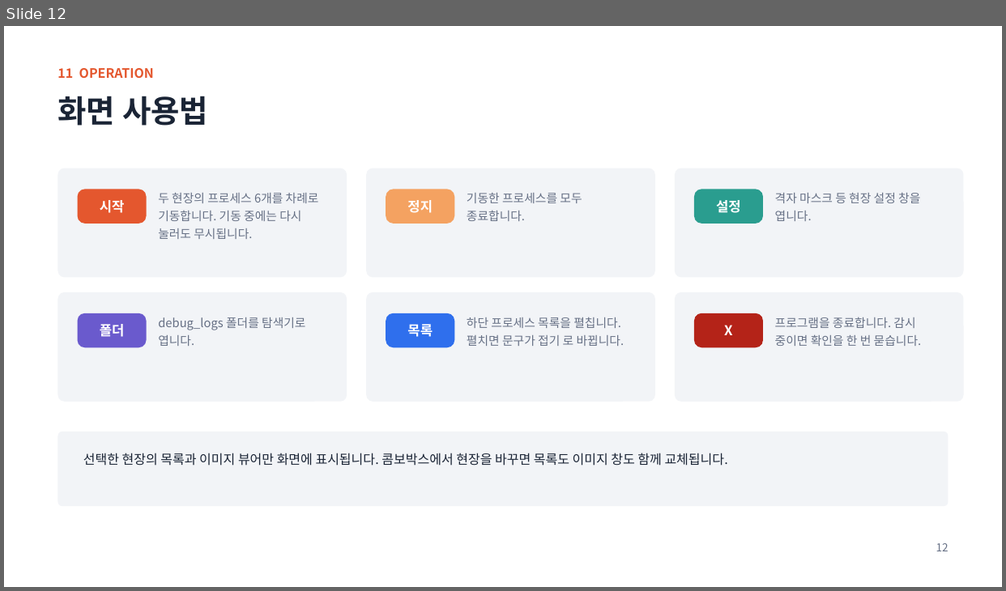
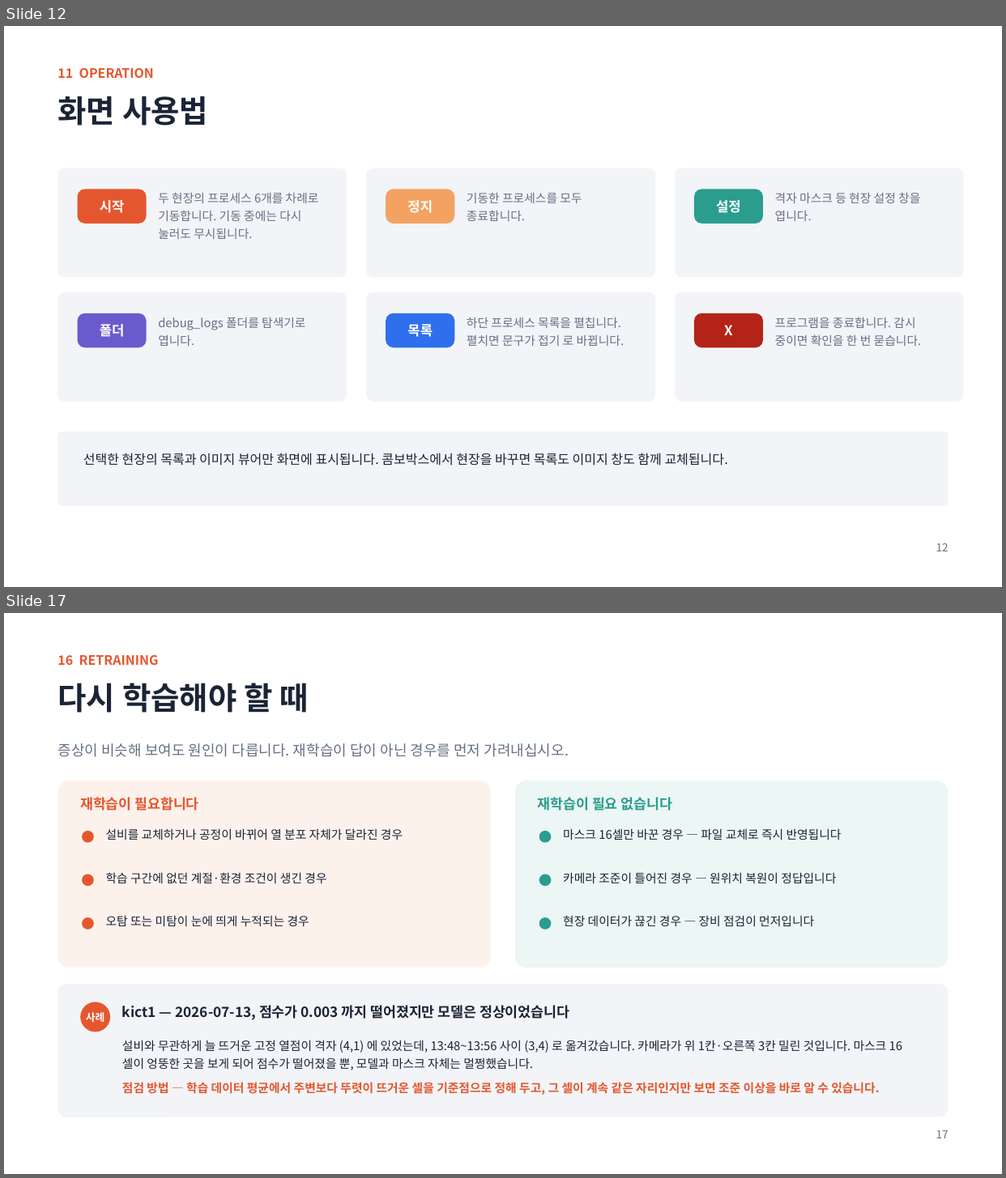
Before and after one commit to oskwon65/MultiModal_FireCam, a slide deck: 멀티모달_화재감지_모니터링_설치매뉴얼.pptx. Shown one above the other, each under a label of ours: slide 12 before the commit, slides 12 and 17 after it; the slides between them are not shown. The pictures are 1006x591 and 1006x1178 pixels, drawn with LibreOffice and Linux fonts; fonts in the diff are those of the drawing. Boxes give left, top, right and bottom in pixels: in the first picture for what was removed or moved away, otherwise in the second. Text is boxed around its words. In the diff, an @@ line names an element or a change of style, - is before the commit and + after.

```diff
--- a/멀티모달_화재감지_모니터링_설치매뉴얼.pptx
+++ b/멀티모달_화재감지_모니터링_설치매뉴얼.pptx
@@ slide 17 added at [4,613,1002,1174], background #FFFFFF @@
@@ text added at [57,655,159,665], 12.5 pt, text #E4572E, bold @@
+16 RETRAINING
@@ text added at [57,683,309,713], 30 pt, text #1A2435, bold @@
+다시 학습해야 할 때
@@ text added at [57,743,569,757], 14 pt, text #667085 @@
+증상이 비슷해 보여도 원인이 다릅니다. 재학습이 답이 아닌 경우를 먼저 가려내십시오.
@@ rounded rectangle added at [58,781,491,968], fill #FDF1EC @@
@@ rounded rectangle added at [515,781,948,968], fill #ECF6F4 @@
@@ text added at [80,797,199,811], 13.5 pt, text #E4572E, bold @@
+재학습이 필요합니다
@@ text added at [538,797,673,811], 13.5 pt, text #2A9D8F, bold @@
+재학습이 필요 없습니다
@@ ellipse added at [82,831,94,843], fill #E4572E @@
@@ text added at [106,828,403,840], 11.5 pt, text #1A2435 @@
+설비를 교체하거나 공정이 바뀌어 열 분포 자체가 달라진 경우
@@ ellipse added at [539,831,552,843], fill #2A9D8F @@
@@ text added at [563,828,842,840], 11.5 pt, text #1A2435 @@
+마스크 16셀만 바꾼 경우 — 파일 교체로 즉시 반영됩니다
@@ ellipse added at [82,875,94,886], fill #E4572E @@
@@ text added at [106,872,326,884], 11.5 pt, text #1A2435 @@
+학습 구간에 없던 계절·환경 조건이 생긴 경우
@@ ellipse added at [539,875,552,886], fill #2A9D8F @@
@@ text added at [563,872,836,884], 11.5 pt, text #1A2435 @@
+카메라 조준이 틀어진 경우 — 원위치 복원이 정답입니다
@@ ellipse added at [82,918,94,930], fill #E4572E @@
@@ text added at [106,915,309,926], 11.5 pt, text #1A2435 @@
+오탐 또는 미탐이 눈에 띄게 누적되는 경우
@@ ellipse added at [539,918,552,930], fill #2A9D8F @@
@@ text added at [563,915,814,926], 11.5 pt, text #1A2435 @@
+현장 데이터가 끊긴 경우 — 장비 점검이 먼저입니다
@@ rounded rectangle added at [58,984,948,1118], fill #F2F4F7 @@
@@ ellipse added at [80,1003,110,1033], fill #E4572E, 10 pt, text #FFFFFF, bold @@
+사례
@@ text added at [122,1005,569,1020], 13.5 pt, text #1A2435, bold @@
+kict1 — 2026-07-13, 점수가 0.003 까지 떨어졌지만 모델은 정상이었습니다
@@ text added at [122,1040,887,1096], 11.5 pt, text #1A2435 @@
+설비와 무관하게 늘 뜨거운 고정 열점이 격자 (4,1) 에 있었는데, 13:48~13:56 사이 (3,4) 로 옮겨갔습니다. 카메라가 위 1칸·오른쪽 3칸 밀린 것입니다. 마스크 16셀이 엉뚱한 곳을 보게 되어 점수가 떨어졌을 뿐, 모델과 마스크 자체는 멀쩡했습니다.
+점검 방법 — 학습 데이터 평균에서 주변보다 뚜렷이 뜨거운 셀을 기준점으로 정해 두고, 그 셀이 계속 같은 자리인지만 보면 조준 이상을 바로 알 수 있습니다.
@@ text added at [936,1131,948,1139], 10.5 pt, text #667085 @@
+17
```
Also in this commit, not shown: 4 slides changed, 7 other slides added, 1 other file.
